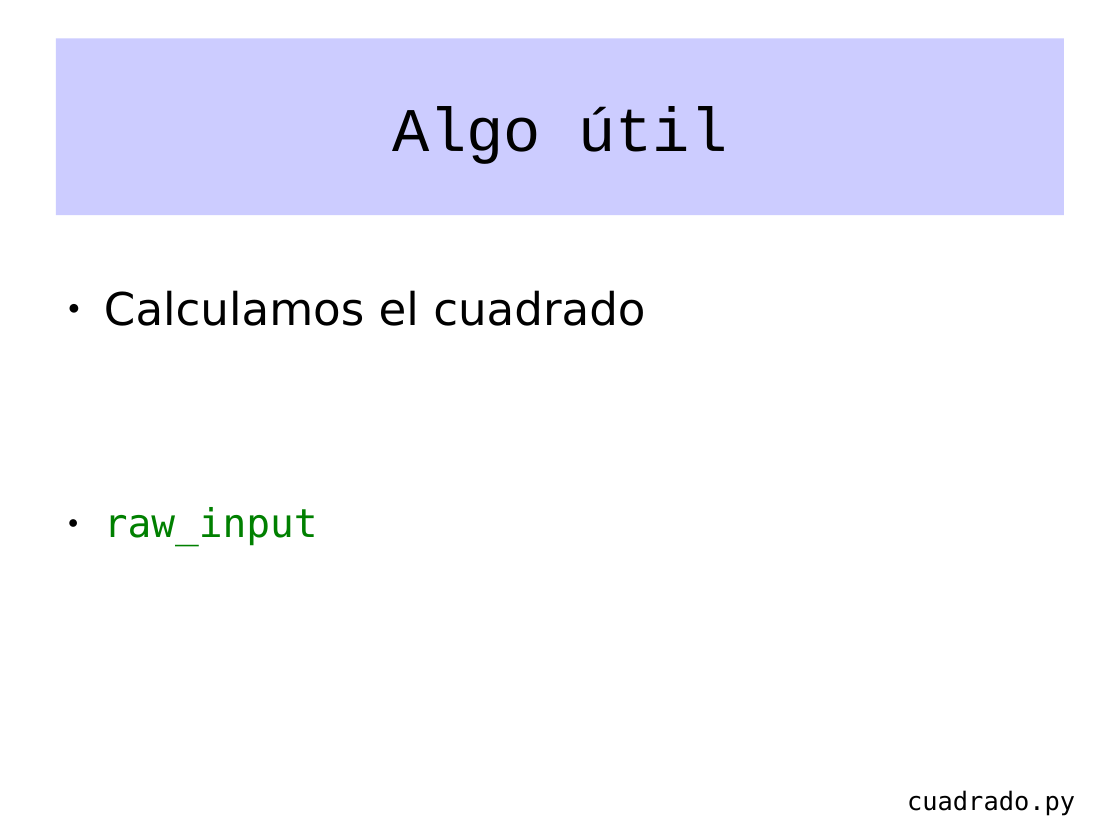
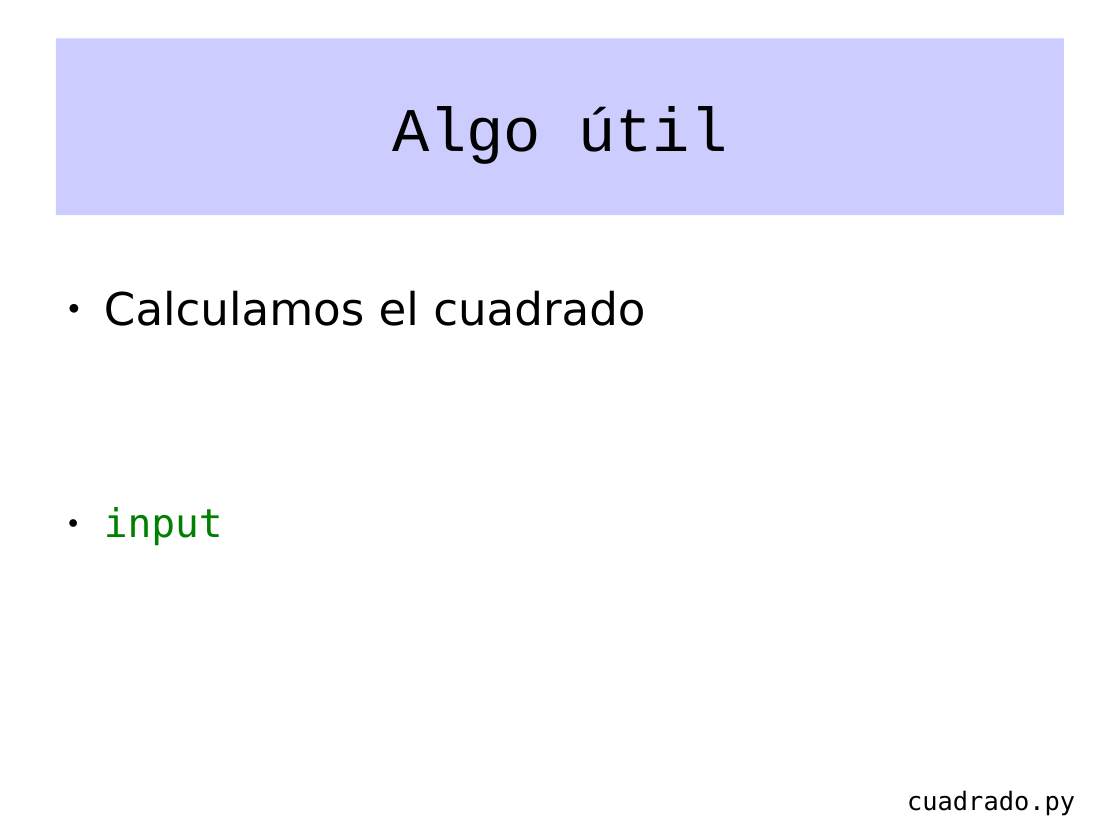
Before and after one commit to jjconti/charla-intro-python, a slide deck: slide 13 of introprogram.odp (slide 15 before the commit). Drawn at 1120x840 pixels with LibreOffice and Linux fonts; fonts in the diff are those of the drawing. Boxes give left, top, right and bottom in pixels: in the first picture for what was removed or moved away, otherwise in the second. Text is boxed around its words. In the diff, an @@ line names an element or a change of style, - is before the commit and + after.

```diff
--- a/introprogram.odp
+++ b/introprogram.odp
@@ text at (104, 507, 223, 546): text changed @@
-● raw_input
+● input
```
Also in this commit, not shown: 1 other slide changed, 2 slides removed, 1 other file.
